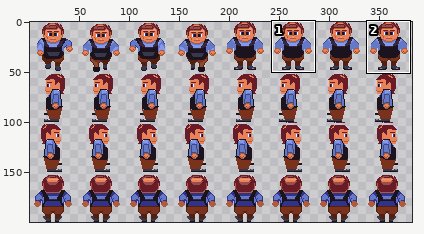
Edited in one commit: sprite sheet (images/alchemist.png). The picture above shows the old version from afar; the outline marks the close-up.
Close-up. Before the commit:
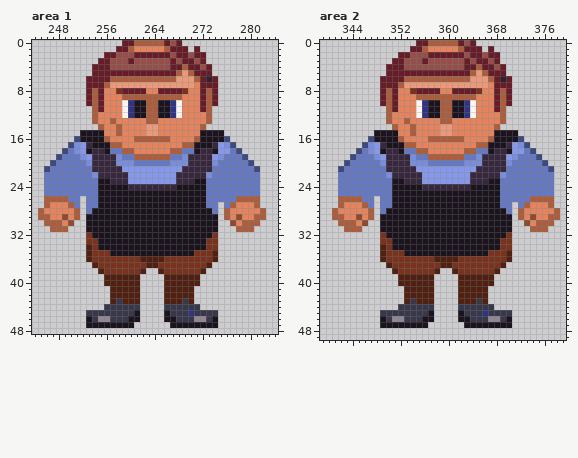
The file is 384x200 pixels. Shown: area 1: x 244..284, y 0..48; area 2: x 339..379, y 0..49. The wide view leaves out empty margins. The commit also changed other parts of the picture, which this record leaves out.
New version:
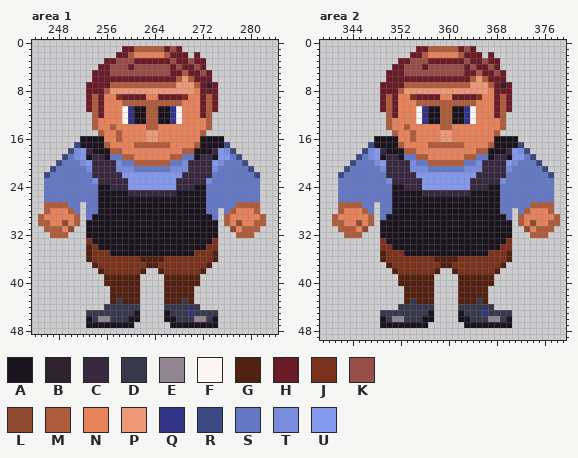
Palette (. is transparent): A #1b141e  B #2e222f  C #38283f  D #38384c  E #918692  F #fdf5f1  G #512011  H #691b28  J #7a321c  K #974e49  L #8f4b30  M #ae5c3b  N #e7825a  P #ed9978  Q #303386  R #3b4a82  S #6478c5  T #788dde  U #8499ed
Diff:
Changed rows in their new state; - is an unchanged pixel.
Area 1:
first column x 245:
 0 --------------..........--------------
 1 -------------.-HMMMMMHK-.-.-----------
 2 -----------..HHMNNNNNMH--.-.----------
 3 ----------.-H--KHHHHHHKH-KH-----------
 4 ---------.-----H-------KH-KH.---------
 5 ------------KKKKKKKKKK-HMH-K----------
 6 --------.---HHHHHHHHHHHM-MH-H.--------
 7 -----------HMMMMMMMMMMM---M-B---------
 8 ---------H-MPPPPPPPPPPPPPP--H---------
 9 -------------JHHHHNNHHHHJ-------------
10 --------------MMMM--MMMM--------------
11 --------H--------------------H--------
12 ----------H----------------H----------
13 ------------N-FQAA--AAQF--------------
14 ---------MN-MN----MM-------NM---------
15 -------...M----------------M...-------
16 ------.----N-M--NNPPNN----N----.------
17 -----.RAA--MNN--MMMMMM--NNM--AAR.-----
18 ----.R--CAA-MMNN------NNMM-AAC-TR.----
19 ---.R-TUA--ASSMMNNNNNNMMSSA--AUU-R.---
20 --.R---TU-----SSMMMMMMSS-----UT---R.--
21 -.R-----T----TTTSSSSSSTTT----T-----R.-
22 -R-------C----U--------U----C-------R-
23 ---------TCC--------------CCT---------
24 ------------CCCUUUUUUUUCCC------------
25 ---------------CCCCCCCC---------------
26 -SSSS--S-------------------------SSSS-
27 --MMMS------------------------S-SMMM--
28 .M---MS--S------------------S--SM---M.
29 -N--N---S--------------------S---N--N-
30 M-NNLNM------------------------MNLNN-M
31 -M--NL--------------------------LN--M-
32 --MMM---A--------------------A---MMM--
33 ---------A------------------A---------
Area 2:
first column x 341:
 0 --------------..........--------------
 1 -------------.-HMMMMMHK-.-.-----------
 2 -----------..HHMNNNNNMH--.-.----------
 3 ----------.-H--KHHHHHHKH-KH-----------
 4 ---------.-----H-------KH-KH.---------
 5 ------------KKKKKKKKKK-HMH-K----------
 6 --------.---HHHHHHHHHHHM-MH-H.--------
 7 -----------HMMMMMMMMMMM---M-B---------
 8 ---------H-MPPPPPPPPPPPPPP--H---------
 9 -------------JHHHHNNHHHHJ-------------
10 --------------MMMM--MMMM--------------
11 --------H--------------------H--------
12 ----------H----------------H----------
13 ------------N-FQAA--AAQF--------------
14 ---------MN-MN----MM-------NM---------
15 -------...M----------------M...-------
16 ------.----N-M--NNPPNN----N----.------
17 -----.RAA--MNN--MMMMMM--NNM--AAR.-----
18 ----.R--CAA-MMNN------NNMM-AAC-TR.----
19 ---.R-TUA--ASSMMNNNNNNMMSSA--AUU-R.---
20 --.R---TU-----SSMMMMMMSS-----UT---R.--
21 -.R-----T----TTTSSSSSSTTT----T-----R.-
22 -R-------C----U--------U----C-------R-
23 ---------TCC--------------CCT---------
24 ------------CCCUUUUUUUUCCC------------
25 ---------------CCCCCCCC---------------
26 -SSSS--S-------------------------SSSS-
27 --MMMS------------------------S-SMMM--
28 .M---MS--S------------------S--SM---M.
29 -N--N---S--------------------S---N--N-
30 M-NNLNM------------------------MNLNN-M
31 -M--NL--------------------------LN--M-
32 --MMM---A--------------------A---MMM--
33 ---------A------------------A---------
34 --------J-----------------------------
Where, in picture pixels (left, top, right, bottom), the same in both close-ups:
changed: (38, 40, 266, 244)
changed: (332, 40, 560, 250)
